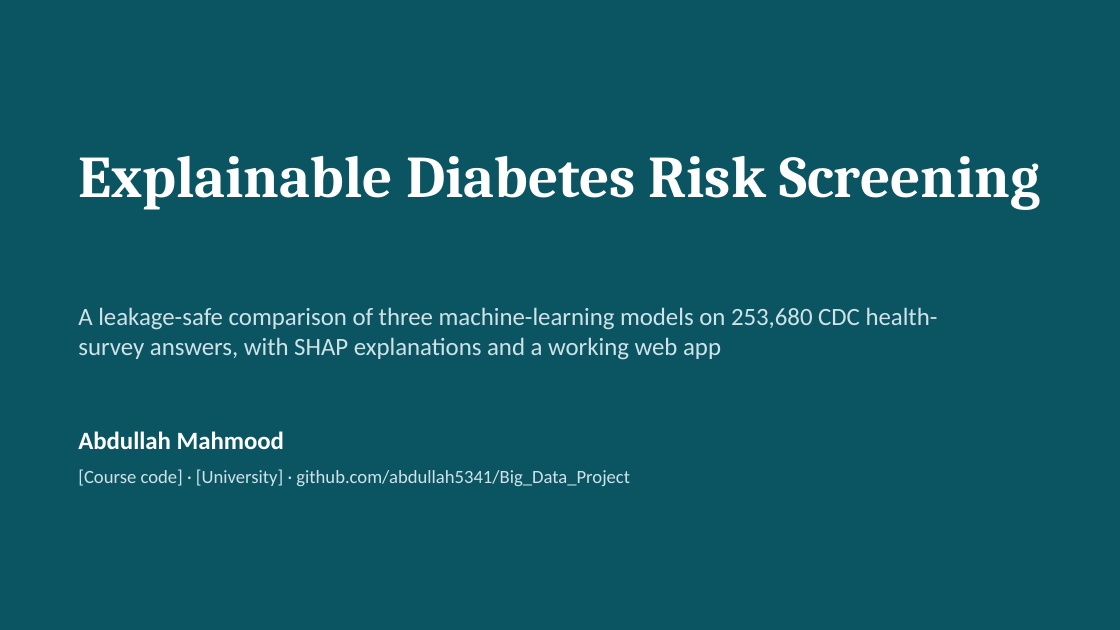
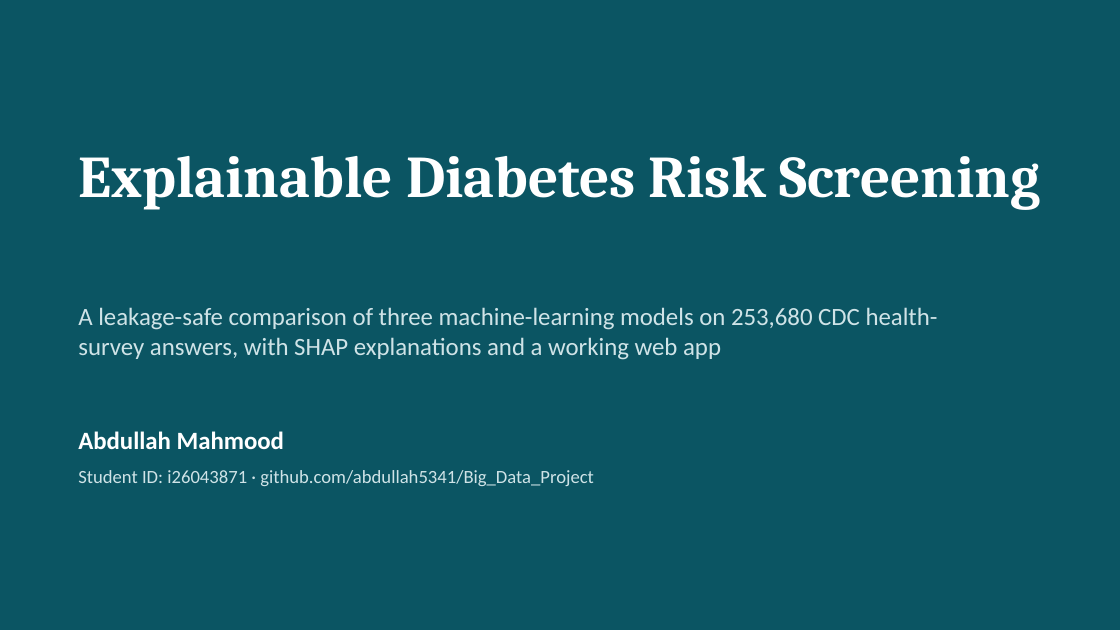
Before and after one commit to abdullah5341/Big_Data_Project, a slide deck: slide 1 of presentation/Diabetes_Risk_Screening_Presentation.pptx. Drawn at 1120x630 pixels with LibreOffice and Linux fonts; fonts in the diff are those of the drawing. Boxes give left, top, right and bottom in pixels: in the first picture for what was removed or moved away, otherwise in the second. Text is boxed around its words. In the diff, an @@ line names an element or a change of style, - is before the commit and + after.

Commit message:
Add student ID to report and slides, sample data and data download instructions

```diff
--- a/presentation/Diabetes_Risk_Screening_Presentation.pptx
+++ b/presentation/Diabetes_Risk_Screening_Presentation.pptx
@@ text at [78,470,594,486]: text changed @@
-[Course code] · [University] · github.com/abdullah5341/Big_Data_Project
+Student ID: i26043871 · github.com/abdullah5341/Big_Data_Project
```
Also in this commit, not shown: 2 other slides changed, 5 other files.
